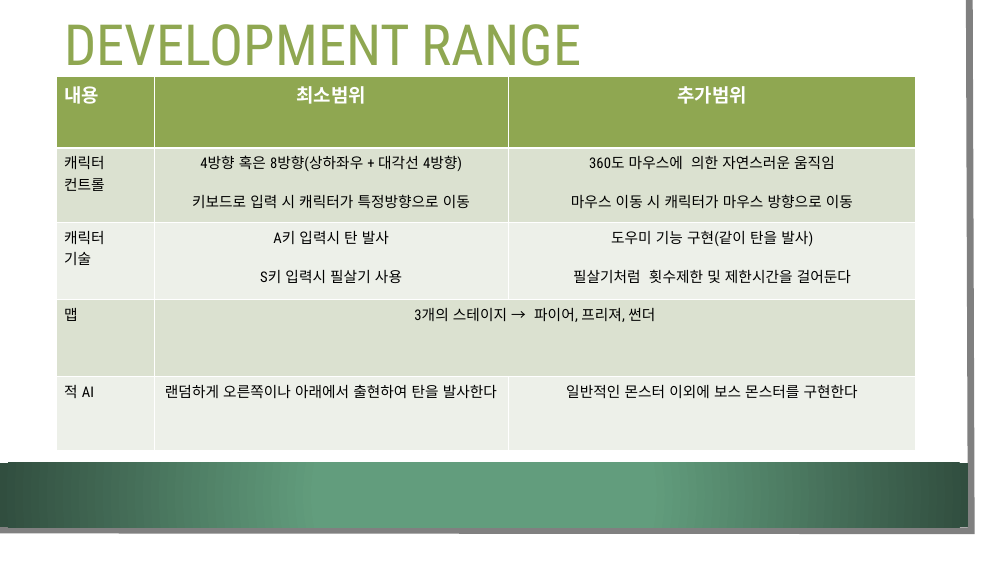
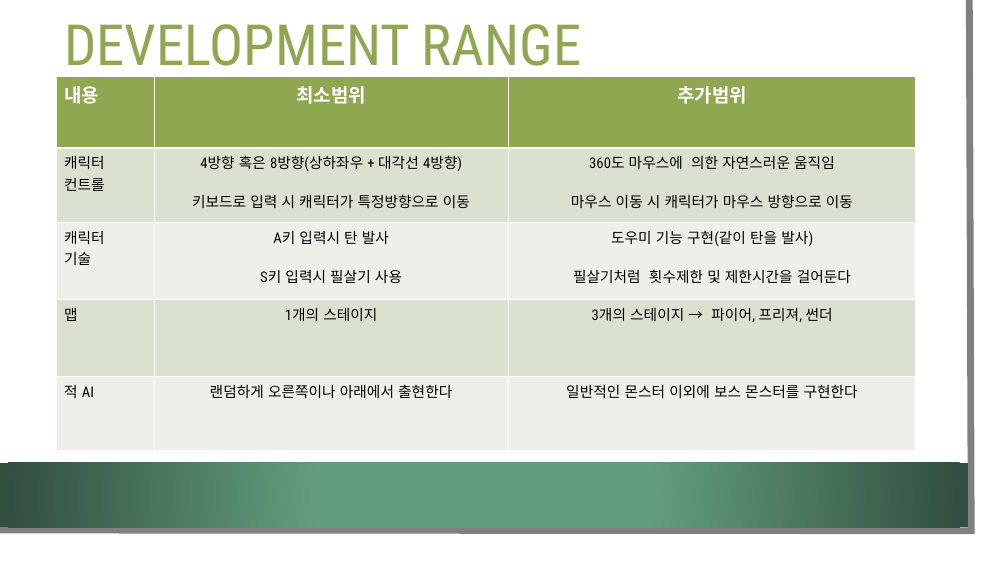
Before and after one commit to LEGO0937/2DGP-Project, a slide deck: slide 4 of Project 1st ppt/2DGP 게임기획서.pptx. Drawn at 1008x567 pixels with LibreOffice and Linux fonts; fonts in the diff are those of the drawing; background and template pictures are left out. Boxes give left, top, right and bottom in pixels: in the first picture for what was removed or moved away, otherwise in the second. Text is boxed around its words. In the diff, an @@ line names an element or a change of style, - is before the commit and + after.

```diff
--- a/Project 1st ppt/2DGP 게임기획서.pptx
+++ b/Project 1st ppt/2DGP 게임기획서.pptx
@@ table at (x1=57, y1=76, x2=917, y2=451) @@
-row 4, column 2: 3개의 스테이지 → 파이어, 프리져, 썬더
+row 4, column 2: 1개의 스테이지
-row 4, column 3: 
+row 4, column 3: 3개의 스테이지 → 파이어, 프리져, 썬더
-row 5, column 2: 랜덤하게 오른쪽이나 아래에서 출현하여 탄을 발사한다
+row 5, column 2: 랜덤하게 오른쪽이나 아래에서 출현한다
```
Also in this commit, not shown: 3 other slides changed, 3 other files.
